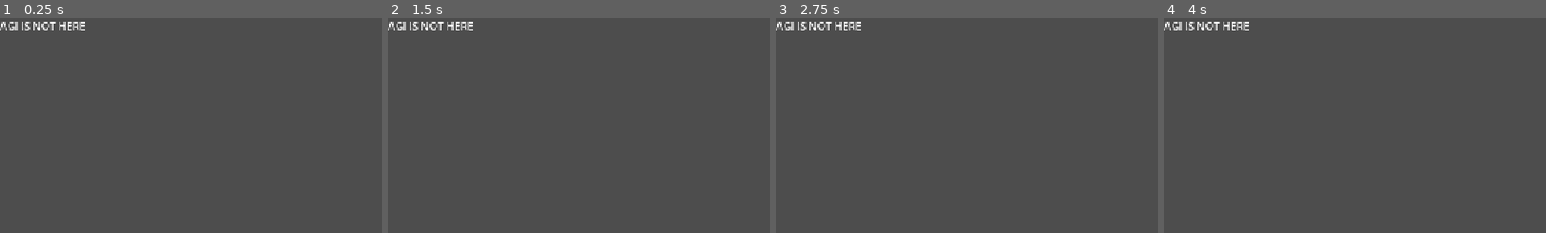
Above: before the commit, frames 1-4 (left to right).
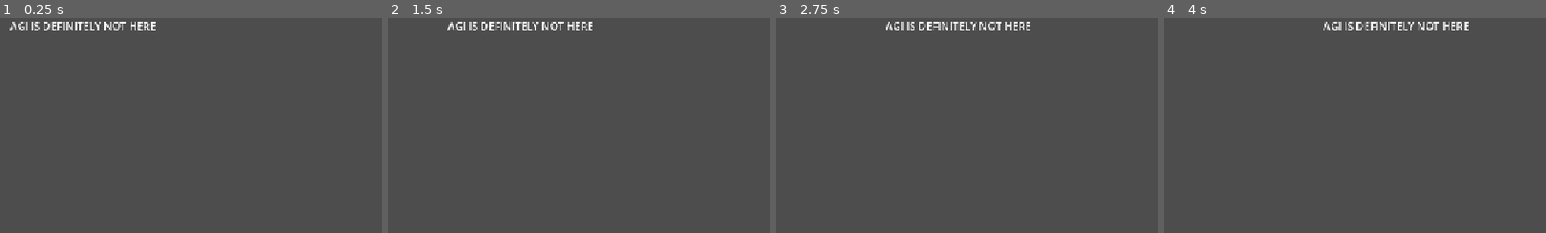
Above: after the commit, the same moments.

Repository: Galz648/base-sim
Game: Godot game, scene res://src/node_2d.tscn
Two runs of this game, one before a commit and one after it. Both use one fixed random seed, a clock stepped at 60 frames per second and the inputs below.
Inputs:
- Up to frame 1 (0.25 s): no input
- Up to frame 2 (1.5 s): no input
- Up to frame 3 (2.75 s): no input
- Up to frame 4 (4 s): no input
The pictures show only the part of the screen within x 0-50%, y 0-50%; the shares and areas given below are measured in that part.

The runs differ from the first frame. In frame 1, 1.0% of the frame differs, in the area x 0-41%, y 1-6%; in frame 2, 1.2%; in frame 3, 1.3%; in frame 4, 1.3%, in the area x 0-80%, y 1-6%.

Commit message:
Enhance README and documentation for TypeScript integration; add setup guide for tstogd, update sandbox instructions, and introduce new TypeScript scripts for gameplay mechanics. Remove GDScript basics and replace with TypeScript examples across various scenes.

Diff:
--- a/scripts/p1.gd
+++ b/scripts/p1.gd
@@ -1,5 +1,18 @@
-class_name MyLabel
-extends Label
+class_name Enemy
+extends CharacterBody2D
 
-func _ready():
-	self.text = "AGI IS NOT HERE"
+## Pixels per second.
+@export
+var speed: float = 80.0
+var target: Node2D = null
+
+func _physics_process(delta: float):
+	# Stand still until there is something to chase.
+	if self.target == null:
+		return
+	var direction = self.global_position.direction_to(self.target.global_position)
+	self.velocity = (direction * self.speed)
+	self.move_and_slide()
+
+func chase(node: Node2D):
+	self.target = node
--- /dev/null
+++ b/scripts/root.gd
@@ -0,0 +1,14 @@
+class_name Root
+extends Node2D
+
+@onready
+var label: Label = self.get_node("Label")
+
+func _ready() -> void:
+	self.label.text = "AGI IS DEFINITELY NOT HERE"
+
+func _process(delta: float) -> void:
+	self.label.position = Vector2(self.label.position.x + delta * 60, self.label.position.y)
+	var width: float = self.get_viewport_rect().size.x
+	if self.label.position.x > width:
+		self.label.position = Vector2()
--- /dev/null
+++ b/src/ball.tscn
@@ -0,0 +1,3 @@
+[gd_scene format=3 uid="uid://pqriav1capg7"]
+
+[node name="Node2D" type="Node2D" unique_id=468116968]
--- a/src/node_2d.tscn
+++ b/src/node_2d.tscn
@@ -1,11 +1,10 @@
 [gd_scene format=3 uid="uid://do6j0k3n8ijl8"]
 
-[ext_resource type="Script" uid="uid://cj6ygvj0nnhd8" path="res://scripts/p1.gd" id="1_8co7y"]
+[ext_resource type="Script" uid="uid://bjxr8fsrbcmi5" path="res://scripts/root.gd" id="1_qusi5"]
 
 [node name="Node2D" type="Node2D" unique_id=414630546]
+script = ExtResource("1_qusi5")
 
-[node name="Label" type="Label" parent="." unique_id=125523440]
+[node name="Label" type="Label" parent="." unique_id=1961102841]
 offset_right = 40.0
 offset_bottom = 23.0
-text = "AGI IS HERE"
-script = ExtResource("1_8co7y")
Not shown, added: scripts/root.gd.uid
Not shown, changed: base-sim/README.md
Not shown, changed: base-sim/docs/sandbox/README.md
Not shown, added: base-sim/docs/sandbox/p00-tstogd-setup.md
Not shown, changed: base-sim/docs/sandbox/p01-editor-tour.md
Not shown, changed: base-sim/docs/sandbox/p02-scenes-as-building-blocks.md
Not shown, added: base-sim/docs/sandbox/p03-first-script-logic.md
Not shown, removed: base-sim/docs/sandbox/p03-gdscript-basics.md
Not shown, changed: base-sim/docs/sandbox/p04-signals.md
Not shown, changed: base-sim/docs/sandbox/p05-ui-playground.md
Not shown, changed: base-sim/docs/sandbox/p06-move-a-character.md
Not shown, changed: base-sim/docs/sandbox/p07-tilemap-camera-pickup-hud.md
(and 13 more such lines)
